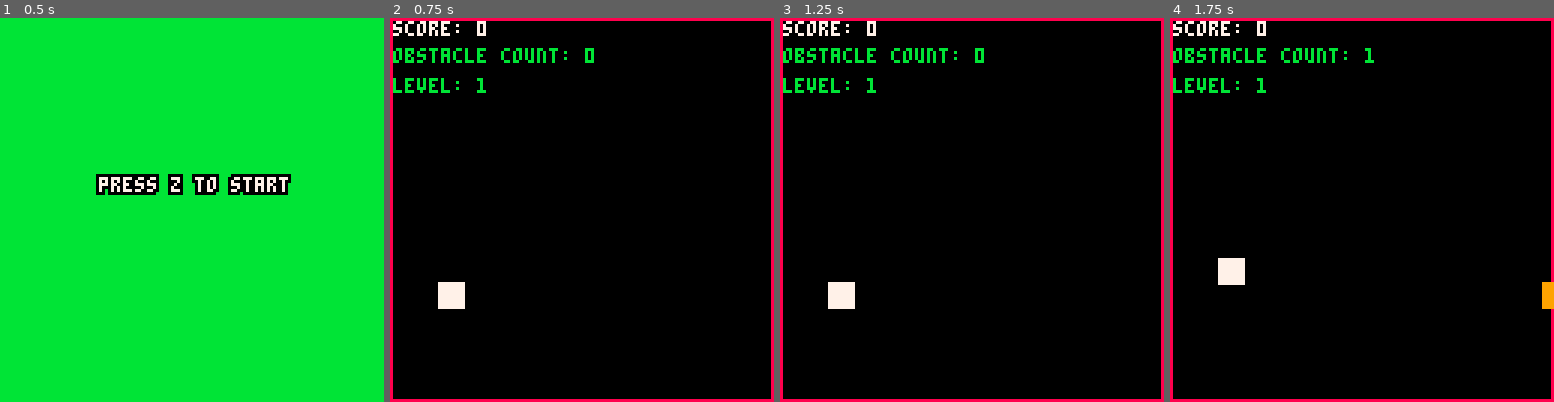
Above: before the commit, frames 1-4 (left to right).
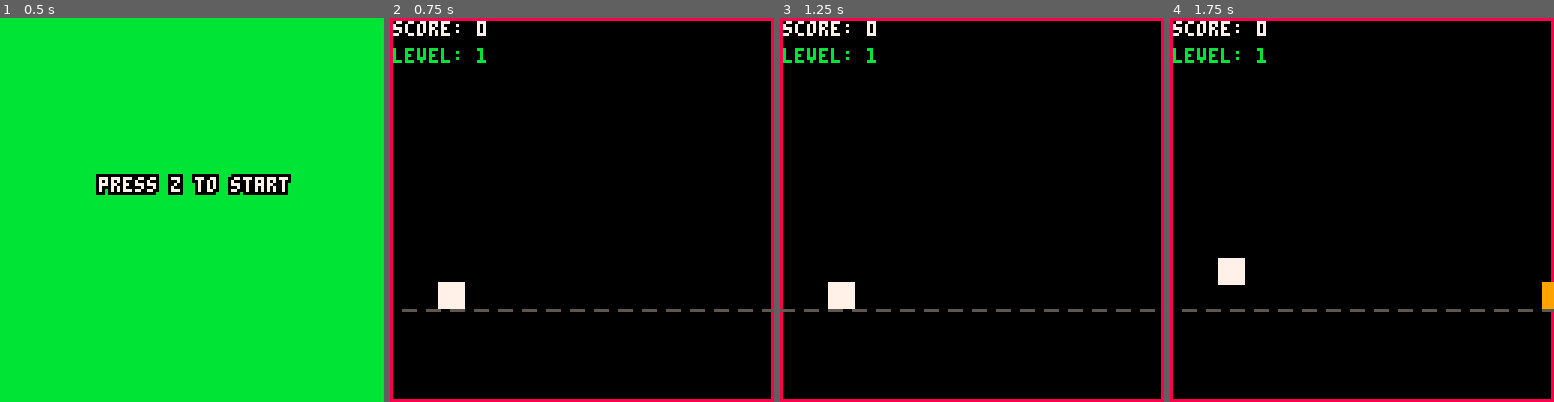
Above: after the commit, the same moments.

Repository: ltpitt/lua-pico-8-oracle-odyssey
Game: PICO-8 cartridge oracle-odyssey.p8
Same seed, same stepped clock (60 frames per second), same inputs: the game is played once before the commit and once after it.
Inputs:
- Up to frame 1 (0.5 s): no input
- Up to frame 2 (0.75 s): tap O (Z key) at 0.7 s
- Up to frame 3 (1.25 s): no input
- Up to frame 4 (1.75 s): tap O (Z key) at 1.7 s

Frame 1 is identical in both runs. In frame 2, 1.5% of the frame differs, in the area x 0-100%, y 7-77%; in frame 3, 1.5%, in the area x 0-98%, y 7-77%; in frame 4, 1.5%.

Commit message:
feat: add ground to the game

Diff:
--- a/oracle-odyssey.p8
+++ b/oracle-odyssey.p8
@@ -38,6 +38,8 @@
 
 screen_size = 128
 
+ground_offset = 0
+
 function _init()
     cls()
     game.state = game.states.splash
@@ -142,6 +144,7 @@
         update_obstacles()
         update_power_ups()
         check_collisions()
+        update_ground()
     else
         if btnp(4) then
             _init()
@@ -191,6 +194,10 @@
     decrease_power_up_timer()
 end
 
+function update_ground()
+    ground_offset = (ground_offset - 2) % screen_size  -- Move the ground to the left and wrap around
+end
+
 function update_gameover()
     if btnp(4) then
         change_state(game.states.splash)
@@ -201,6 +208,7 @@
 --  DRAW  --
 
 function draw_game()
+    draw_ground()
     draw_player()
     draw_obstacles()
     draw_power_ups()
@@ -208,6 +216,13 @@
     draw_power_up_timer()
 end
 
+function draw_ground()
+    for i = 0, screen_size / 8 do
+        local x = (i * 8 + ground_offset) % screen_size
+        line(x, 97, x + 4, 97, 5)  -- Draw short segments to create the illusion of movement
+    end
+end
+
 function draw_player()
     rectfill(player.x, player.y, player.x + player.width, player.y + player.height, 7)
 end
@@ -230,7 +245,7 @@
 
 function draw_power_up_timer()
     if player.double_jump_enabled then
-        local timer_text = "double jump: " .. flr(player.double_jump_timer / 60)  -- Convert frames to seconds
+        local timer_text = "double jump: " .. convert_frames_to_seconds(player.double_jump_timer)
         print(timer_text, screen_size - (#timer_text * 4) - 1, 1, 12)  -- Each character is 4 pixels wide
     end
 end
@@ -251,8 +266,8 @@
 end
 
 function draw_debug_info()
-    print("obstacle count: "..game.obstacle_count, 1, 10, 11)
-    print("level: "..get_current_level(), 1, 20, 11)
+    -- print("obstacle count: "..game.obstacle_count, 1, 10, 11)
+    print("level: "..get_current_level(), 1, 10, 11)
 end
 
 
@@ -326,6 +341,10 @@
 
 --  UTILS  --
 
+function convert_frames_to_seconds(frames)
+    return ceil(frames / 60)
+end
+
 function text_x_pos(text)
     local letter_width = 4
     local width = #text * letter_width
